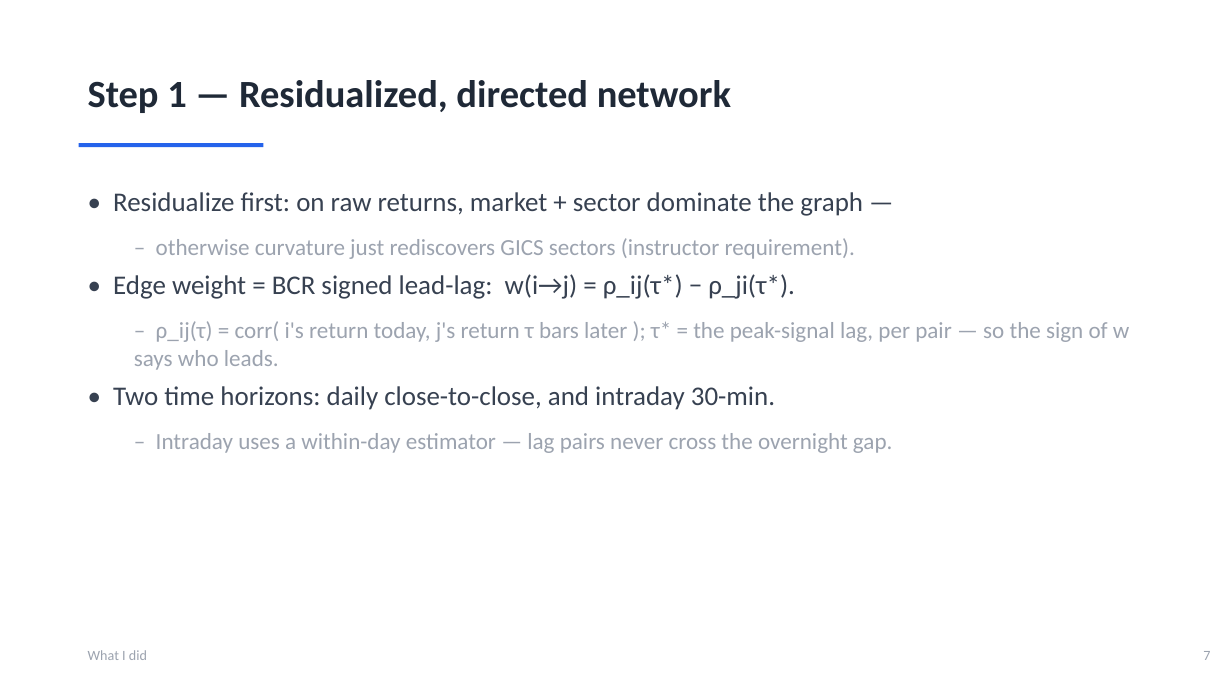
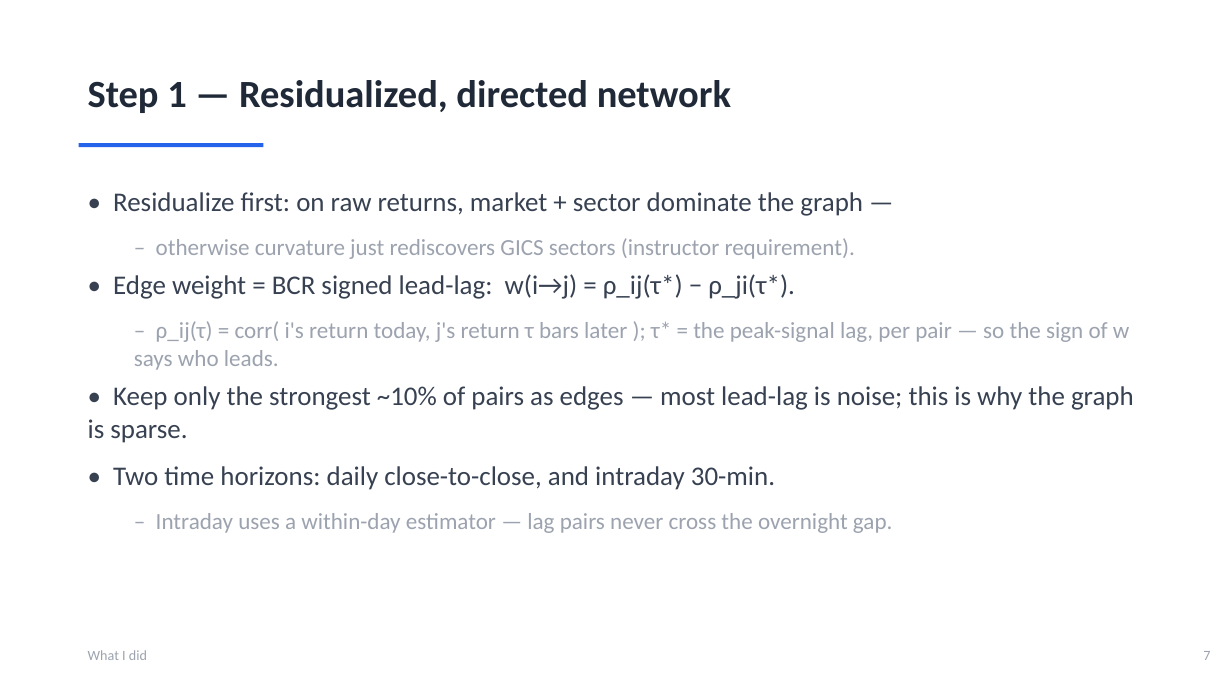
Before and after one commit to ivan-sit/Curvature-Lead-Lag-Model, a slide deck: slide 8 of slides/Ricci_Curvature_LeadLag.pptx. Drawn at 1232x693 pixels with LibreOffice and Linux fonts; fonts in the diff are those of the drawing. Boxes give left, top, right and bottom in pixels: in the first picture for what was removed or moved away, otherwise in the second. Text is boxed around its words. In the diff, an @@ line names an element or a change of style, - is before the commit and + after.

```diff
--- a/slides/Ricci_Curvature_LeadLag.pptx
+++ b/slides/Ricci_Curvature_LeadLag.pptx
@@ text at box(88, 386, 1134, 443): paragraph added @@
+• Keep only the strongest ~10% of pairs as edges — most lead-lag is noise; this is why the graph is sparse.
```
Also in this commit, not shown: 2 other files.
